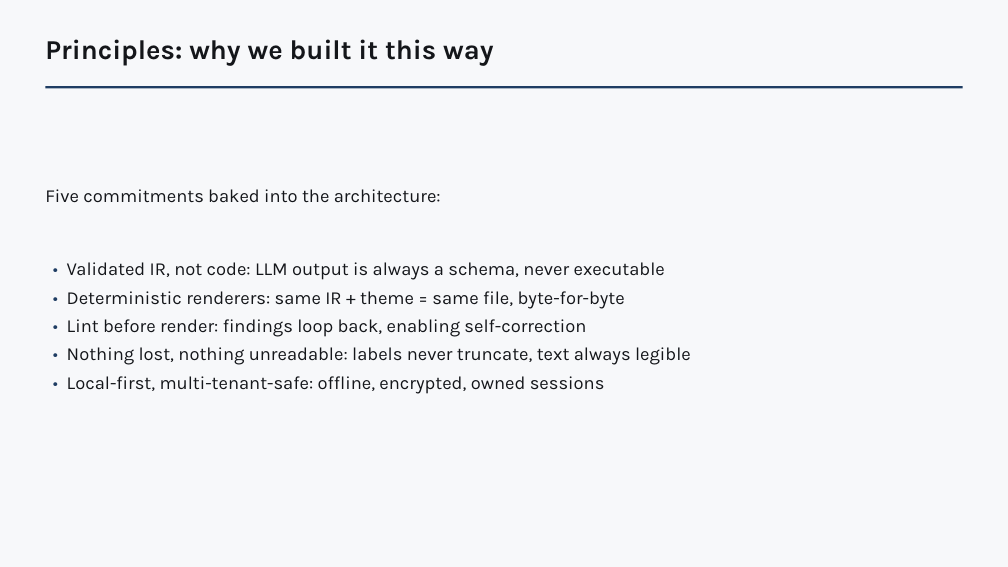
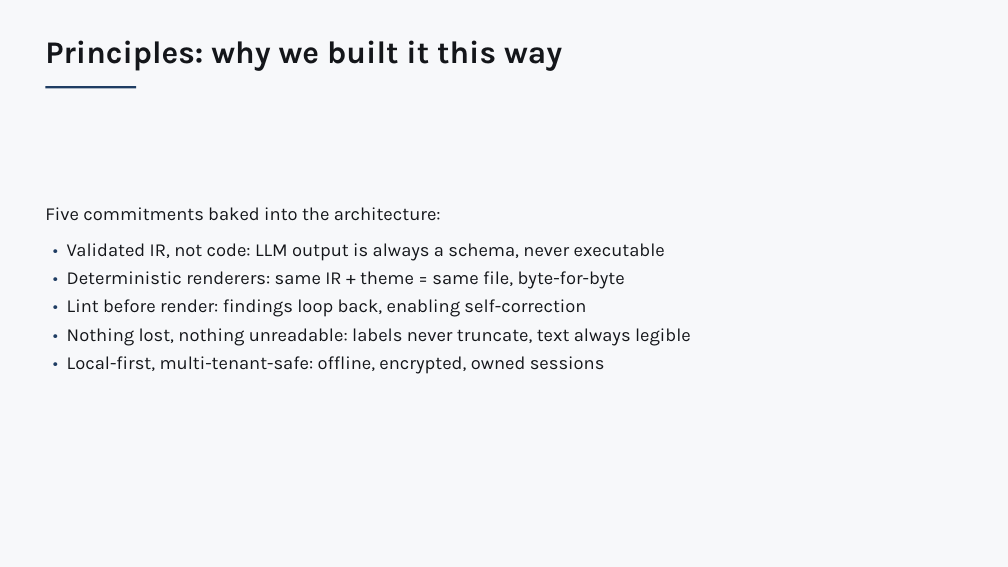
Before and after one commit to kirti34n/docloom, a slide deck: slide 10 of examples/dogfood/output/infographic.pptx. Drawn at 1008x567 pixels with LibreOffice and Linux fonts; fonts in the diff are those of the drawing. Boxes give left, top, right and bottom in pixels: in the first picture for what was removed or moved away, otherwise in the second. Text is boxed around its words. In the diff, an @@ line names an element or a change of style, - is before the commit and + after.

```diff
--- a/examples/dogfood/output/infographic.pptx
+++ b/examples/dogfood/output/infographic.pptx
@@ text "Principles: why we built it ..." at <box>45,40,562,71</box>: size 26 to 30 pt @@
@@ rectangle: place and size @@
-rectangle at <box>45,86,963,88</box>
+rectangle at <box>45,86,136,88</box>
@@ text "Five commitments baked into the ...": place and size @@
-text "Five commitments baked into the ..." at <box>45,189,441,203</box>
+text "Five commitments baked into the ..." at <box>45,207,441,221</box>
@@ text "• Validated IR, not code: ...": place and size @@
-text "• Validated IR, not code: ..." at <box>67,262,691,394</box>
+text "• Validated IR, not code: ..." at <box>67,243,691,374</box>
```
Also in this commit, not shown: 8 other slides changed, 18 other files.
